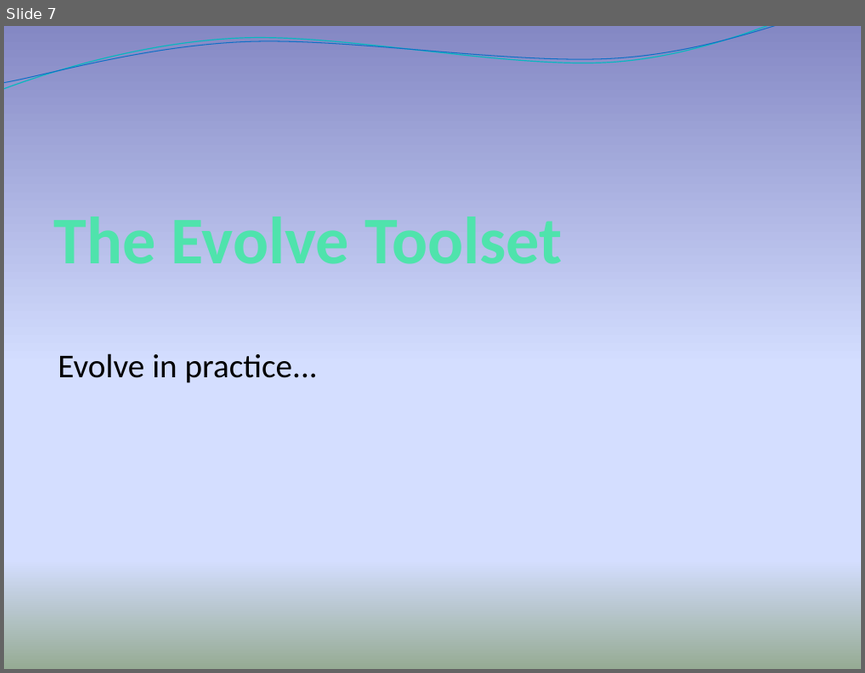
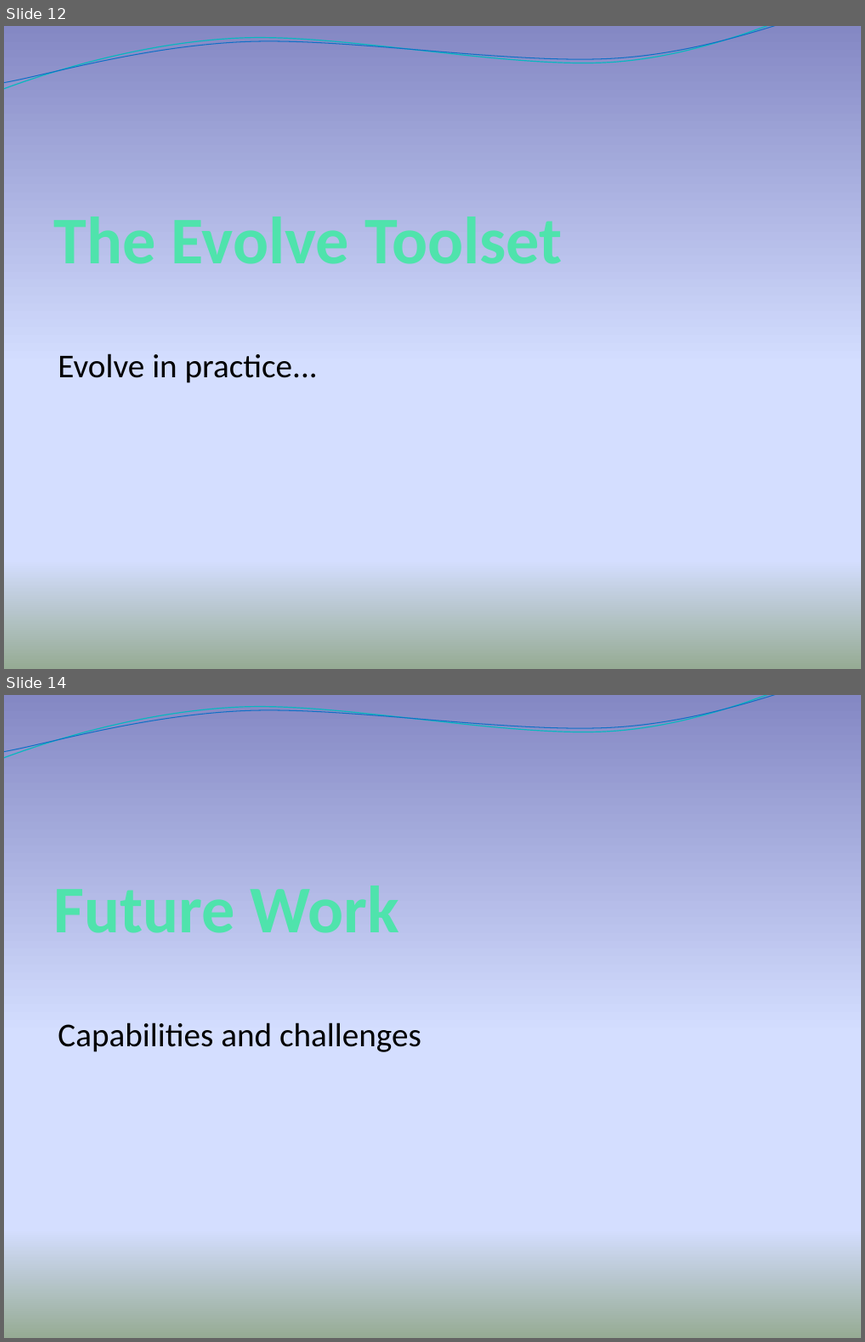
Before and after one commit to Intrinsarc/intrinsarc-evolve, a slide deck: Academic Work/presentations/prague/Evolve - Advanced.pptx. Shown one above the other, each under a label of ours: slide 7 before the commit, slides 12 and 14 after it; the slides between them are not shown. The pictures are 865x673 and 865x1342 pixels, drawn with LibreOffice and Linux fonts; fonts in the diff are those of the drawing; background and template pictures are left out. Boxes give left, top, right and bottom in pixels: in the first picture for what was removed or moved away, otherwise in the second. Text is boxed around its words. In the diff, an @@ line names an element or a change of style, - is before the commit and + after.

```diff
--- a/Academic Work/presentations/prague/Evolve - Advanced.pptx
+++ b/Academic Work/presentations/prague/Evolve - Advanced.pptx
@@ slide 14 added at bbox=[4, 695, 861, 1338], background gradient #8488C4 to #D4DEFF to #96AB94; not listed: 2 template elements that a slide beside it also shows @@
@@ title added at bbox=[53, 885, 400, 933], 56 pt, text #50E3AC, bold @@
+Future Work
@@ text added at bbox=[58, 1022, 421, 1052], 28 pt, text #000000 @@
+Capabilities and challenges
@@ what was slide 7 is now slide 12 @@
```
Also in this commit, not shown: 3 slides changed, 11 other slides added, 2 slides removed, 12 other files.
